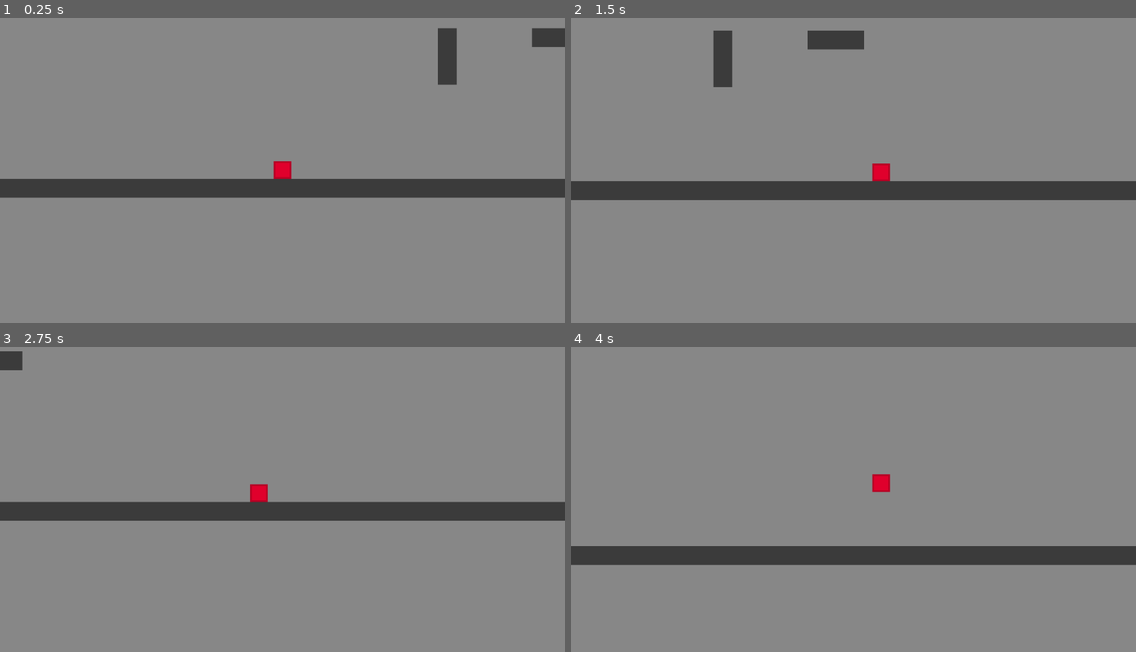
Above: before the commit, frames 1-4 (two rows, left to right).
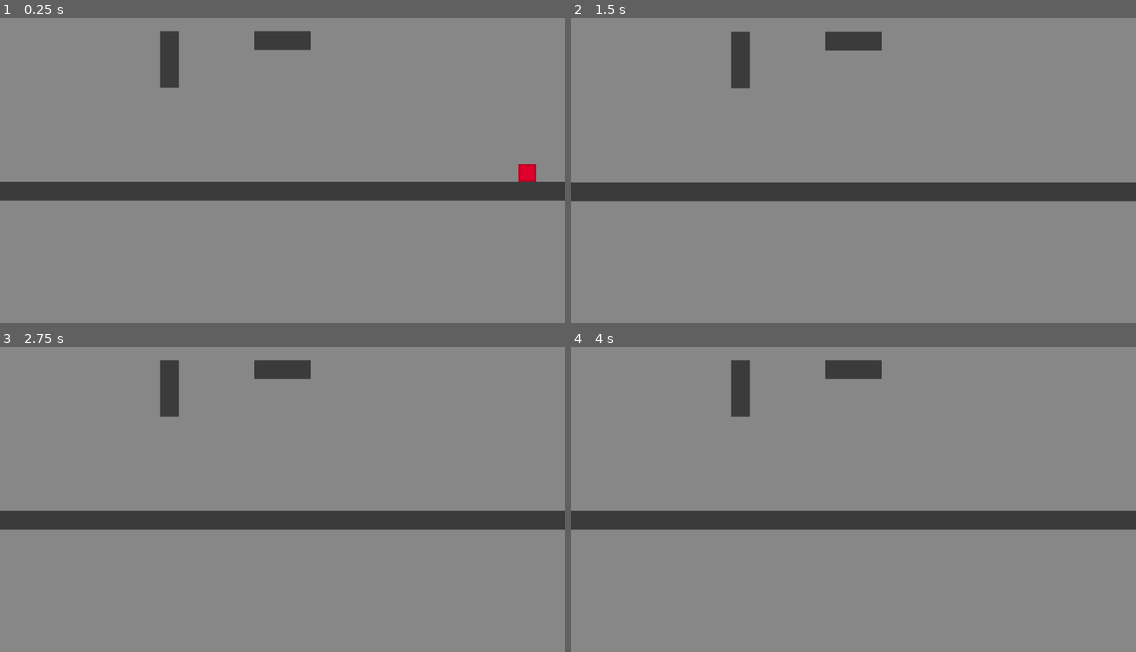
Above: after the commit, the same moments.

Repository: DeanBolte/sp8
Game: Godot game, scene res://scenes/Scene1.tscn
The game is run twice, just before and just after one commit, with the same random seed, the same clock (stepped at 60 frames per second) and the same inputs.
Inputs:
- Up to frame 1 (0.25 s): no input
- Up to frame 2 (1.5 s): hold Right (ui_right) from 0.53 s (still down); tap Up (ui_up) at 0.77 s
- Up to frame 3 (2.75 s): tap Up (ui_up) at 1.52 s; release Right (ui_right) at 2.03 s; hold Left (ui_left) from 2.03 s (still down)
- Up to frame 4 (4 s): release Left (ui_left) at 2.78 s; hold Right (ui_right) from 2.78 s (still down); tap Up (ui_up) at 3.02, 3.77 s

The runs differ from the first frame. In frame 1, 4.6% of the frame differs, in the area x 0-100%, y 3-60%; in frame 2, 2.7%; in frame 3, 7.7%; in frame 4, 14%, in the area x 0-100%, y 4-72%.

Commit message:
brought over camera code from directionless

Diff:
--- a/player/Player.gd
+++ b/player/Player.gd
@@ -68,3 +68,21 @@
 
 func _on_KillZoneDetector_area_entered(area):
 	respawn()
+
+func _on_RoomDetector_area_entered(area):
+	var camera = $Camera2D
+	var collision_shape = area.get_node("CollisionShape2D")
+	var room_size = collision_shape.shape.extents*2
+	var view_size = get_viewport_rect().size
+
+	# resize the camera zoom
+	var zoomScale = room_size.x / view_size.x
+	var zoomScaleAlt = room_size.y / view_size.y
+	camera.set_zoom(Vector2(min(zoomScale, zoomScaleAlt), min(zoomScale, zoomScaleAlt)))
+
+	# set the camera limits
+	camera.limit_top = collision_shape.global_position.y - room_size.y/2
+	camera.limit_left = collision_shape.global_position.x - room_size.x/2
+
+	camera.limit_bottom = camera.limit_top + room_size.y
+	camera.limit_right = camera.limit_left + room_size.x
--- a/player/Player.tscn
+++ b/player/Player.tscn
@@ -12,6 +12,9 @@
 [sub_resource type="RectangleShape2D" id=3]
 extents = Vector2( 15, 15 )
 
+[sub_resource type="RectangleShape2D" id=4]
+extents = Vector2( 15, 15 )
+
 [node name="Player" type="KinematicBody2D"]
 script = ExtResource( 2 )
 
@@ -21,6 +24,13 @@
 [node name="CollisionShape2D" type="CollisionShape2D" parent="."]
 visible = false
 shape = SubResource( 1 )
+
+[node name="Camera2D" type="Camera2D" parent="."]
+current = true
+process_mode = 0
+limit_smoothed = true
+smoothing_enabled = true
+smoothing_speed = 30.0
 
 [node name="RespawnDetector" type="Area2D" parent="."]
 monitorable = false
@@ -38,5 +48,15 @@
 [node name="CollisionShape2D" type="CollisionShape2D" parent="KillZoneDetector"]
 visible = false
 shape = SubResource( 3 )
+
+[node name="RoomDetector" type="Area2D" parent="."]
+monitorable = false
+collision_layer = 0
+collision_mask = 16
+
+[node name="CollisionShape2D" type="CollisionShape2D" parent="RoomDetector"]
+visible = false
+shape = SubResource( 4 )
 [connection signal="area_entered" from="RespawnDetector" to="." method="_on_RespawnDetector_area_entered"]
 [connection signal="area_entered" from="KillZoneDetector" to="." method="_on_KillZoneDetector_area_entered"]
+[connection signal="area_entered" from="RoomDetector" to="." method="_on_RoomDetector_area_entered"]
--- a/project.godot
+++ b/project.godot
@@ -65,6 +65,7 @@
 2d_physics/layer_2="Player"
 2d_physics/layer_3="RespawnPoint"
 2d_physics/layer_4="PlayerHitBox"
+2d_physics/layer_5="Room"
 
 [rendering]
 
--- a/scenes/Scene1.tscn
+++ b/scenes/Scene1.tscn
@@ -35,6 +35,9 @@
 [sub_resource type="RectangleShape2D" id=3]
 extents = Vector2( 4000, 10 )
 
+[sub_resource type="RectangleShape2D" id=4]
+extents = Vector2( 480, 1080 )
+
 [node name="Scene1" type="Node2D"]
 
 [node name="Background" type="Sprite" parent="."]
@@ -50,17 +53,7 @@
 tile_data = PoolIntArray( -4587551, 0, 0, -4587550, 0, 0, -4522008, 0, 0, -4522007, 0, 0, -4522006, 0, 0, -4522005, 0,  …(4398 unchanged characters)…
 
 [node name="Player" parent="." instance=ExtResource( 3 )]
-position = Vector2( -296, 1000 )
-
-[node name="RemoteTransform2D" type="RemoteTransform2D" parent="Player"]
-remote_path = NodePath("../../Camera2D")
-
-[node name="Camera2D" type="Camera2D" parent="."]
-position = Vector2( -296, 1000 )
-current = true
-process_mode = 0
-smoothing_enabled = true
-smoothing_speed = 15.0
+position = Vector2( 592, 1000 )
 
 [node name="RespawnPoint" parent="." instance=ExtResource( 4 )]
 position = Vector2( -1168, -1368 )
@@ -77,6 +70,17 @@
 [node name="KillZone" parent="." instance=ExtResource( 5 )]
 position = Vector2( -544, -904 )
 
+[node name="Rooms" type="YSort" parent="."]
+
+[node name="Room1" type="Area2D" parent="Rooms"]
+position = Vector2( 176, 216 )
+monitoring = false
+collision_layer = 16
+collision_mask = 0
+
+[node name="CollisionShape2D" type="CollisionShape2D" parent="Rooms/Room1"]
+shape = SubResource( 4 )
+
 [editable path="RespawnPoint"]
 
 [editable path="KillZone2"]
Not shown: 1 places in player/Player.tscn that only renumber resources
Not shown: 1 places in scenes/Scene1.tscn that only renumber resources
